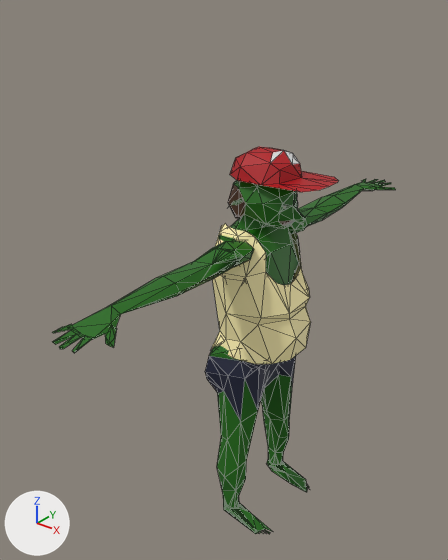
Renders of the glTF model Gangsta Wizards/Main/Card Shark Campaign/Character Models/Goblins/goblin_1.glb from each side of a commit.
Before and after are seen from a 50 mm camera at (4.29, -6.23, 4.54) aimed at (-0.39, -0.38, 0.91). The axes (+X, +Y, +Z) are drawn at lower left. The lights are the same throughout. The picture after the commit comes second. Mesh edges are drawn as thin lines. Where no turn or scale is listed for an object, it has been applied to the vertices.

Objects in the first picture: 'Goblin Body', 'Hat'.
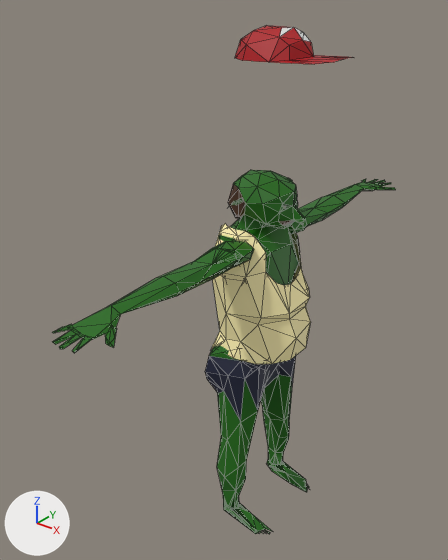
The newer file is also rescaled (x0.305), turned or shifted as a whole; pictures and numbers use the older file's frame.

Location of each change, [x1, y1, x2, y2] in pixels of the pictures (448 x 560 px):
'Hat', moved: before [230, 147, 339, 192]; after [235, 26, 354, 64]

The change, as a list of edits to the scene's bpy script:
```text
Change ob_hat:
    ob_hat.location: (0.01, 0.03, 0.21) -> (0.08, 0.02, 1.59)
```
